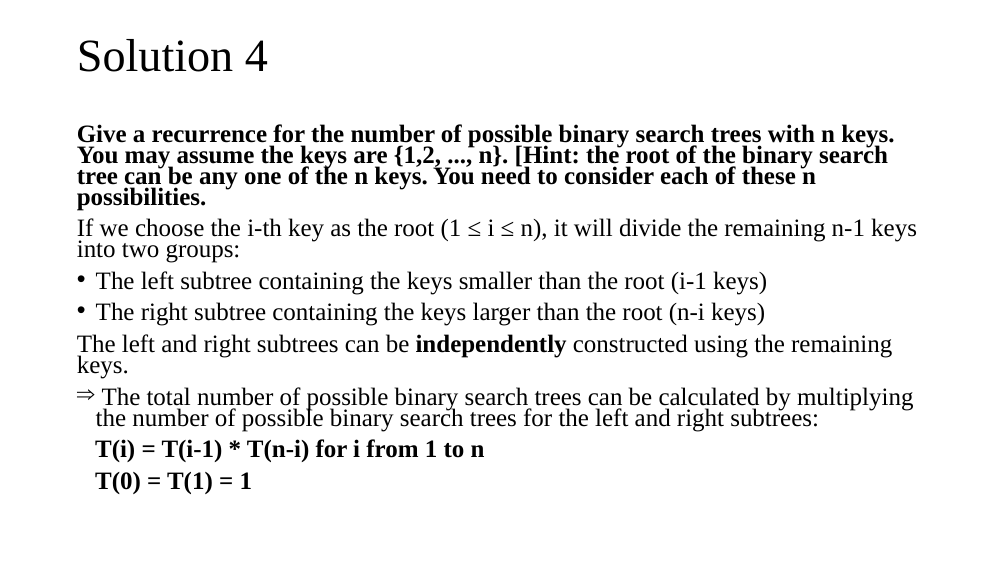
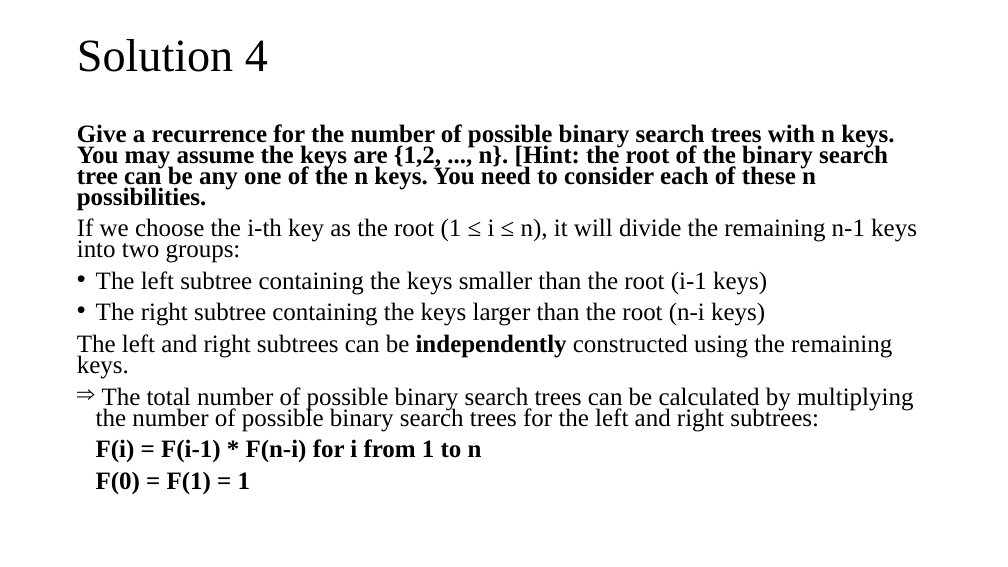
Before and after one commit to tamlhp/2801ict-public, a slide deck: slide 39 of week-7&8/problem-set/2801ict-week7&8.pptx. Drawn at 1008x567 pixels with LibreOffice and Linux fonts; fonts in the diff are those of the drawing. Boxes give left, top, right and bottom in pixels: in the first picture for what was removed or moved away, otherwise in the second. Text is boxed around its words. In the diff, an @@ line names an element or a change of style, - is before the commit and + after.

```diff
--- a/week-7&8/problem-set/2801ict-week7&8.pptx
+++ b/week-7&8/problem-set/2801ict-week7&8.pptx
@@ text at box(96, 439, 482, 494): text changed @@
-T(i) = T(i-1) * T(n-i) for i from 1 to n
-T(0) = T(1) = 1
+F(i) = F(i-1) * F(n-i) for i from 1 to n
+F(0) = F(1) = 1
```
Also in this commit, not shown: 3 other files.
